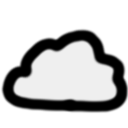
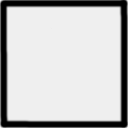
Revision of a layered 128px x 128px image; what changed, layer by layer:
hid "レイヤー #5" over [0, 27, 128, 114]
added layer "レイヤー #8" above "レイヤー #6" over [0, 0, 128, 128]
added layer "レイヤー #7" above "レイヤー #4" over [5, 3, 123, 124]
hid "レイヤー #4" over [8, 33, 121, 109]
